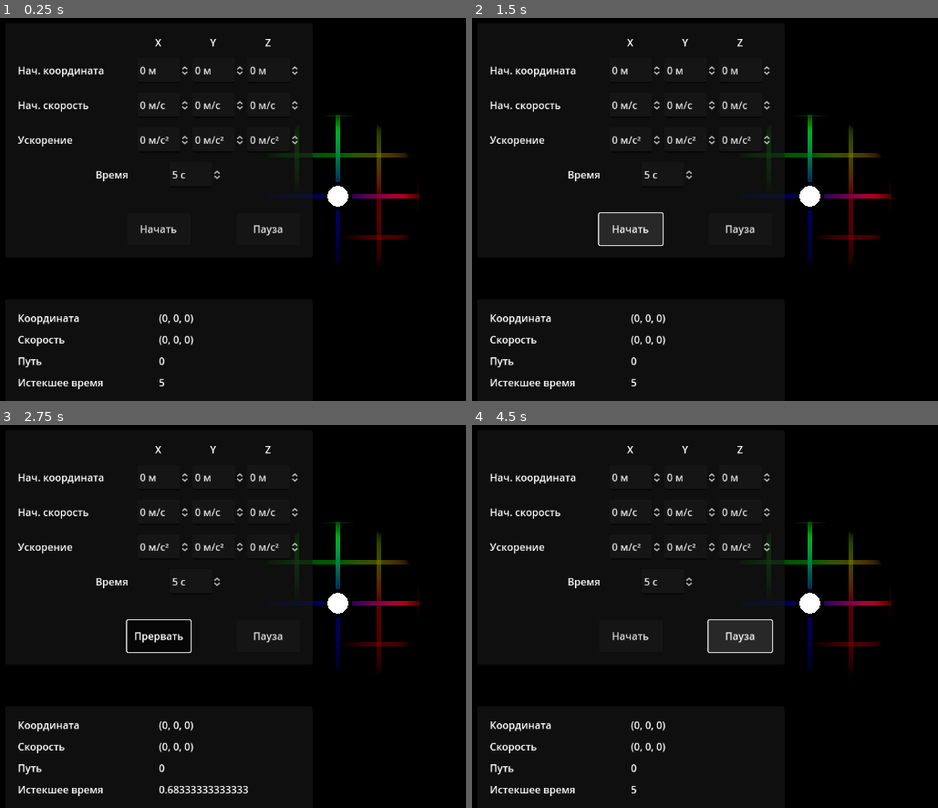
Above: before the commit, frames 1-4 (two rows, left to right).
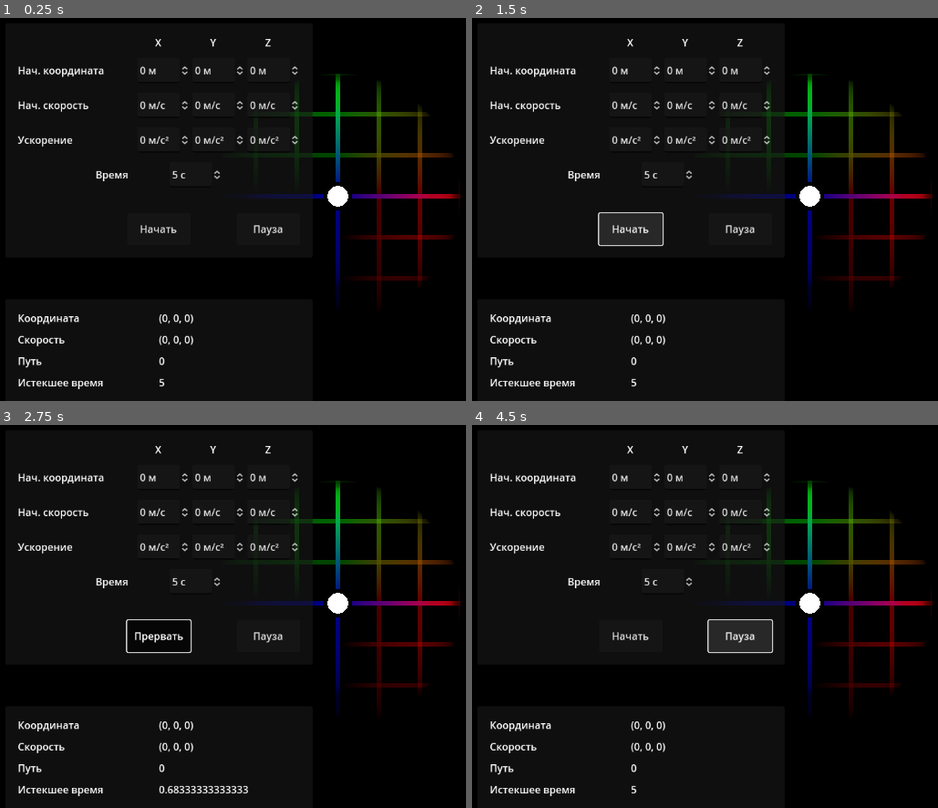
Above: after the commit, the same moments.

Repository: raiinamoor/physics_labs_motion
Game: Godot game, scene res://scenes/main.tscn
The game is run twice, just before and just after one commit, with the same random seed, the same clock (stepped at 60 frames per second) and the same inputs.
Inputs:
- Up to frame 1 (0.25 s): no input
- Up to frame 2 (1.5 s): click "Начать" at 0.5 s; click "Прервать" at 1.25 s
- Up to frame 3 (2.75 s): click "Начать" at 2 s
- Up to frame 4 (4.5 s): click "Пауза" at 2.75 s; click "Прервать" at 3.5 s; click "Пауза" at 4.25 s

The runs differ from the first frame. In frame 1, 2.4% of the frame differs, in the area x 53-99%, y 14-75%; in frame 2, 2.4%; in frame 3, 2.4%; in frame 4, 2.4%.

Commit message:
Увеличить размеры grid visualizer

Diff:
--- a/grid_line_mesh.tres
+++ b/grid_line_mesh.tres
@@ -6,4 +6,4 @@
 material = ExtResource("1_8pa0n")
 top_radius = 0.05
 bottom_radius = 0.05
-height = 4.0
+height = 7.0
--- a/materials/grid_line_material.tres
+++ b/materials/grid_line_material.tres
@@ -6,4 +6,4 @@
 render_priority = 0
 shader = ExtResource("1_gpat6")
 shader_parameter/target_position = null
-shader_parameter/max_distance = 2.0
+shader_parameter/max_distance = 3.0
--- a/scenes/grid_visualizer.tscn
+++ b/scenes/grid_visualizer.tscn
@@ -42,6 +42,11 @@
 [node name="XY" type="Node3D" parent="."]
 
 [node name="MeshInstance3D" type="MeshInstance3D" parent="XY"]
+transform = Transform3D(1, 0, 0, 0, 1, 0, 0, 0, 1, -3, 0, 0)
+mesh = ExtResource("1_nsawa")
+skeleton = NodePath("../../..")
+
+[node name="MeshInstance3D14" type="MeshInstance3D" parent="XY"]
 transform = Transform3D(1, 0, 0, 0, 1, 0, 0, 0, 1, -2, 0, 0)
 mesh = ExtResource("1_nsawa")
 skeleton = NodePath("../../..")
@@ -65,7 +70,17 @@
 mesh = ExtResource("1_nsawa")
 skeleton = NodePath("../../..")
 
+[node name="MeshInstance3D13" type="MeshInstance3D" parent="XY"]
+transform = Transform3D(1, 0, 0, 0, 1, 0, 0, 0, 1, 3, 0, 0)
+mesh = ExtResource("1_nsawa")
+skeleton = NodePath("../../..")
+
 [node name="MeshInstance3D6" type="MeshInstance3D" parent="XY"]
+transform = Transform3D(-4.37114e-08, 1, 0, -1, -4.37114e-08, 0, 0, 0, 1, 8.74228e-08, 3, 0)
+mesh = ExtResource("1_nsawa")
+skeleton = NodePath("../../..")
+
+[node name="MeshInstance3D12" type="MeshInstance3D" parent="XY"]
 transform = Transform3D(-4.37114e-08, 1, 0, -1, -4.37114e-08, 0, 0, 0, 1, 8.74228e-08, 2, 0)
 mesh = ExtResource("1_nsawa")
 skeleton = NodePath("../../..")
@@ -90,6 +105,11 @@
 mesh = ExtResource("1_nsawa")
 skeleton = NodePath("../../..")
 
+[node name="MeshInstance3D11" type="MeshInstance3D" parent="XY"]
+transform = Transform3D(-4.37114e-08, 1, 0, -1, -4.37114e-08, 0, 0, 0, 1, -8.74228e-08, -3, 0)
+mesh = ExtResource("1_nsawa")
+skeleton = NodePath("../../..")
+
 [node name="XZ" type="Node3D" parent="."]
 transform = Transform3D(1, 0, 0, 0, -4.37114e-08, -1, 0, 1, -4.37114e-08, 0, 0, 0)
 
@@ -98,6 +118,11 @@
 mesh = ExtResource("1_nsawa")
 skeleton = NodePath("../../..")
 
+[node name="MeshInstance3D14" type="MeshInstance3D" parent="XZ"]
+transform = Transform3D(1, 0, 0, 0, 1, 0, 0, 0, 1, -3, 0, 0)
+mesh = ExtResource("1_nsawa")
+skeleton = NodePath("../../..")
+
 [node name="MeshInstance3D2" type="MeshInstance3D" parent="XZ"]
 transform = Transform3D(1, 0, 0, 0, 1, 0, 0, 0, 1, -1, 0, 0)
 mesh = ExtResource("1_nsawa")
@@ -117,7 +142,17 @@
 mesh = ExtResource("1_nsawa")
 skeleton = NodePath("../../..")
 
+[node name="MeshInstance3D13" type="MeshInstance3D" parent="XZ"]
+transform = Transform3D(1, 0, 0, 0, 1, 0, 0, 0, 1, 3, 0, 0)
+mesh = ExtResource("1_nsawa")
+skeleton = NodePath("../../..")
+
 [node name="MeshInstance3D6" type="MeshInstance3D" parent="XZ"]
+transform = Transform3D(-4.37114e-08, 1, 0, -1, -4.37114e-08, 0, 0, 0, 1, 8.74228e-08, 3, -4.37114e-08)
+mesh = ExtResource("1_nsawa")
+skeleton = NodePath("../../..")
+
+[node name="MeshInstance3D12" type="MeshInstance3D" parent="XZ"]
 transform = Transform3D(-4.37114e-08, 1, 0, -1, -4.37114e-08, 0, 0, 0, 1, 8.74228e-08, 2, 0)
 mesh = ExtResource("1_nsawa")
 skeleton = NodePath("../../..")
@@ -142,10 +177,20 @@
 mesh = ExtResource("1_nsawa")
 skeleton = NodePath("../../..")
 
+[node name="MeshInstance3D11" type="MeshInstance3D" parent="XZ"]
+transform = Transform3D(-4.37114e-08, 1, 0, -1, -4.37114e-08, 0, 0, 0, 1, -8.74228e-08, -3, 4.37114e-08)
+mesh = ExtResource("1_nsawa")
+skeleton = NodePath("../../..")
+
 [node name="YZ" type="Node3D" parent="."]
 transform = Transform3D(-4.37114e-08, -4.37114e-08, -1, -1, 1.91069e-15, 4.37114e-08, 0, 1, -4.37114e-08, 0, 0, 0)
 
 [node name="MeshInstance3D" type="MeshInstance3D" parent="YZ"]
+transform = Transform3D(1, 0, -1.57356e-28, 0, 1, 0, 0, 0, 1, -3, 1.91069e-15, 4.37114e-08)
+mesh = ExtResource("1_nsawa")
+skeleton = NodePath("../../..")
+
+[node name="MeshInstance3D11" type="MeshInstance3D" parent="YZ"]
 transform = Transform3D(1, 0, 0, 0, 1, 0, 0, 0, 1, -2, 0, 0)
 mesh = ExtResource("1_nsawa")
 skeleton = NodePath("../../..")
@@ -166,6 +211,11 @@
 
 [node name="MeshInstance3D5" type="MeshInstance3D" parent="YZ"]
 transform = Transform3D(1, 0, 0, 0, 1, 0, 0, 0, 1, 2, 0, 0)
+mesh = ExtResource("1_nsawa")
+skeleton = NodePath("../../..")
+
+[node name="MeshInstance3D12" type="MeshInstance3D" parent="YZ"]
+transform = Transform3D(1, 0, -1.57356e-28, 0, 1, 0, 0, 0, 1, 3, -1.91069e-15, -4.37114e-08)
 mesh = ExtResource("1_nsawa")
 skeleton = NodePath("../../..")
 
@@ -174,6 +224,11 @@
 mesh = ExtResource("1_nsawa")
 skeleton = NodePath("../../..")
 
+[node name="MeshInstance3D13" type="MeshInstance3D" parent="YZ"]
+transform = Transform3D(-4.37114e-08, 1, -1.57356e-28, -1, -4.37114e-08, 0, 0, -1.64203e-15, 1, 8.74228e-08, 3, -4.37114e-08)
+mesh = ExtResource("1_nsawa")
+skeleton = NodePath("../../..")
+
 [node name="MeshInstance3D7" type="MeshInstance3D" parent="YZ"]
 transform = Transform3D(-4.37114e-08, 1, 0, -1, -4.37114e-08, 0, 0, 0, 1, 4.37114e-08, 1, 0)
 mesh = ExtResource("1_nsawa")
@@ -194,6 +249,11 @@
 mesh = ExtResource("1_nsawa")
 skeleton = NodePath("../../..")
 
+[node name="MeshInstance3D14" type="MeshInstance3D" parent="YZ"]
+transform = Transform3D(-4.37114e-08, 1, -1.57356e-28, -1, -4.37114e-08, 0, 0, -1.64203e-15, 1, -8.74228e-08, -3, 4.37114e-08)
+mesh = ExtResource("1_nsawa")
+skeleton = NodePath("../../..")
+
 [node name="Numbers" type="Node3D" parent="."]
 visible = false
 
